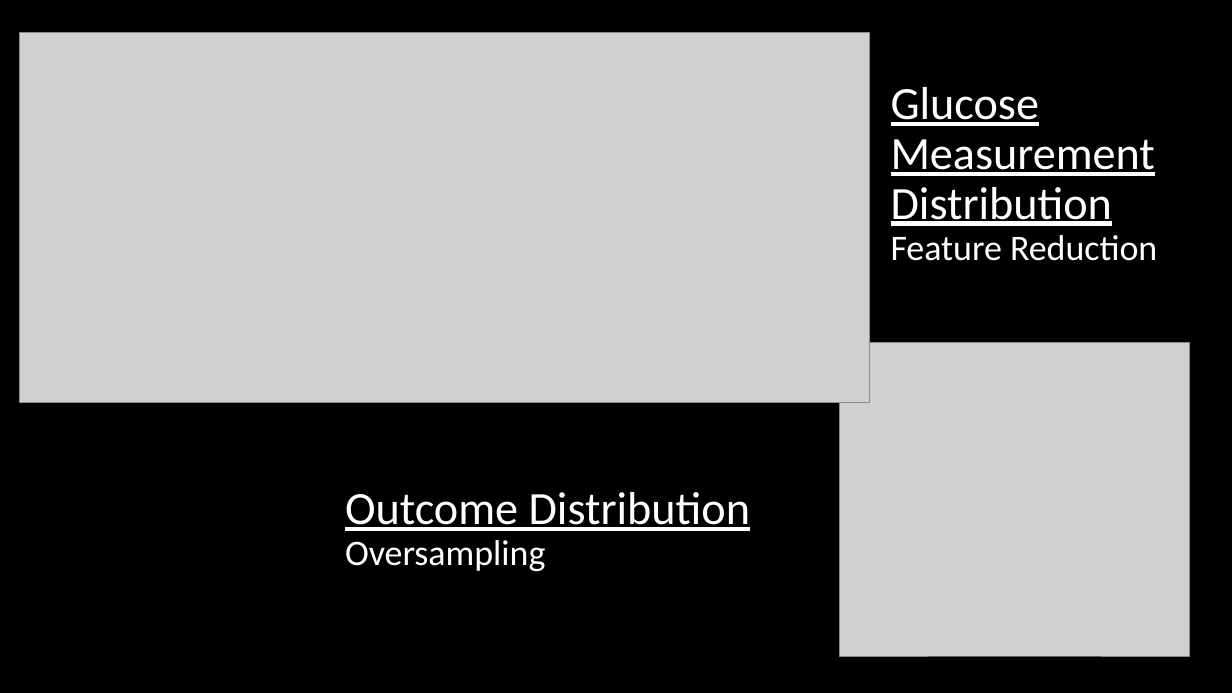
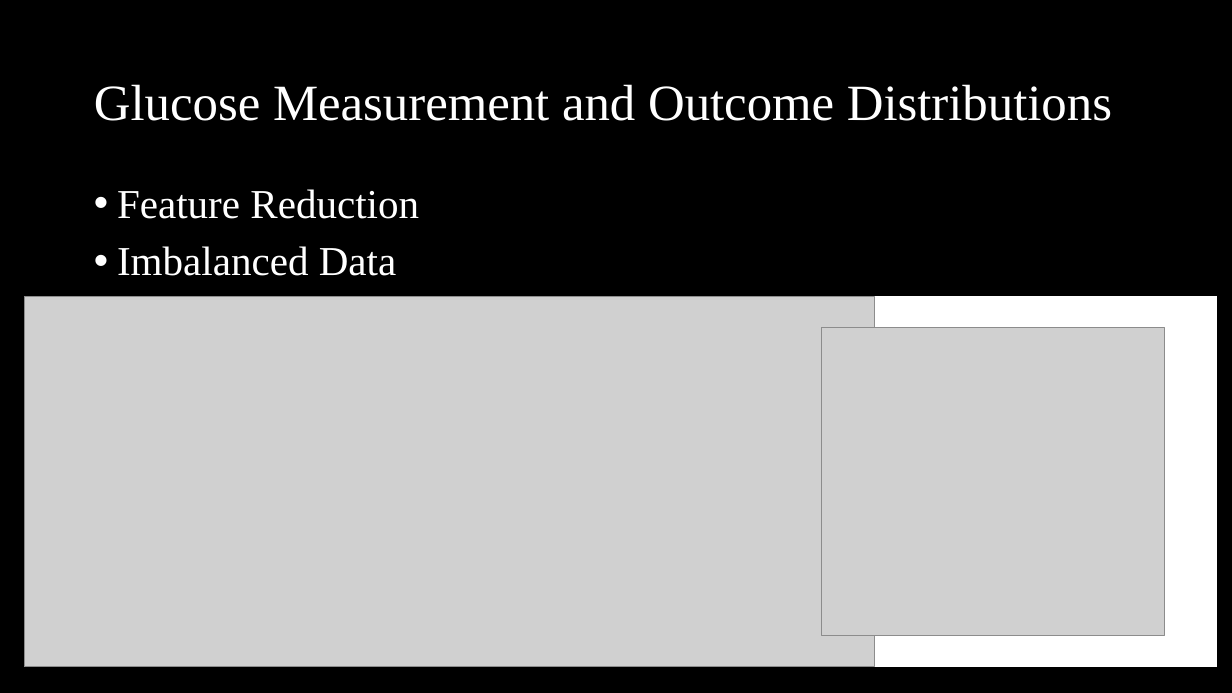
Before and after one commit to imw2/Diabetes-Diagnosis-Prediction, a slide deck: slide 7 of Presentation/FinalPresentationWittler.pptx. Drawn at 1232x693 pixels with LibreOffice and Linux fonts; fonts in the diff are those of the drawing; grey boxes stand for pictures. Boxes give left, top, right and bottom in pixels: in the first picture for what was removed or moved away, otherwise in the second. Text is boxed around its words. In the diff, an @@ line names an element or a change of style, - is before the commit and + after.

```diff
--- a/Presentation/FinalPresentationWittler.pptx
+++ b/Presentation/FinalPresentationWittler.pptx
@@ title added at [94, 84, 1112, 121], 39.6 pt, text #FFFFFF @@
+Glucose Measurement and Outcome Distributions
@@ title removed at [891, 87, 1157, 261] @@
-Glucose Measurement Distribution
-Feature Reduction
@@ text added at [117, 189, 419, 276], 32 pt, text #FFFFFF @@
+• Feature Reduction
+• Imbalanced Data
@@ picture: place and size @@
-picture at [20, 32, 870, 402]
+picture at [25, 297, 874, 666]
@@ rectangle added at [25, 297, 1216, 666], fill #FFFFFF, outline #FFFFFF 1 pt @@
@@ picture: place and size @@
-picture at [840, 342, 1189, 656]
+picture at [822, 327, 1165, 635]
@@ text removed at [345, 492, 750, 571] @@
-Outcome Distribution
-Oversampling
```
Also in this commit, not shown: 10 other slides changed, 1 slide added, 1 slide removed.
